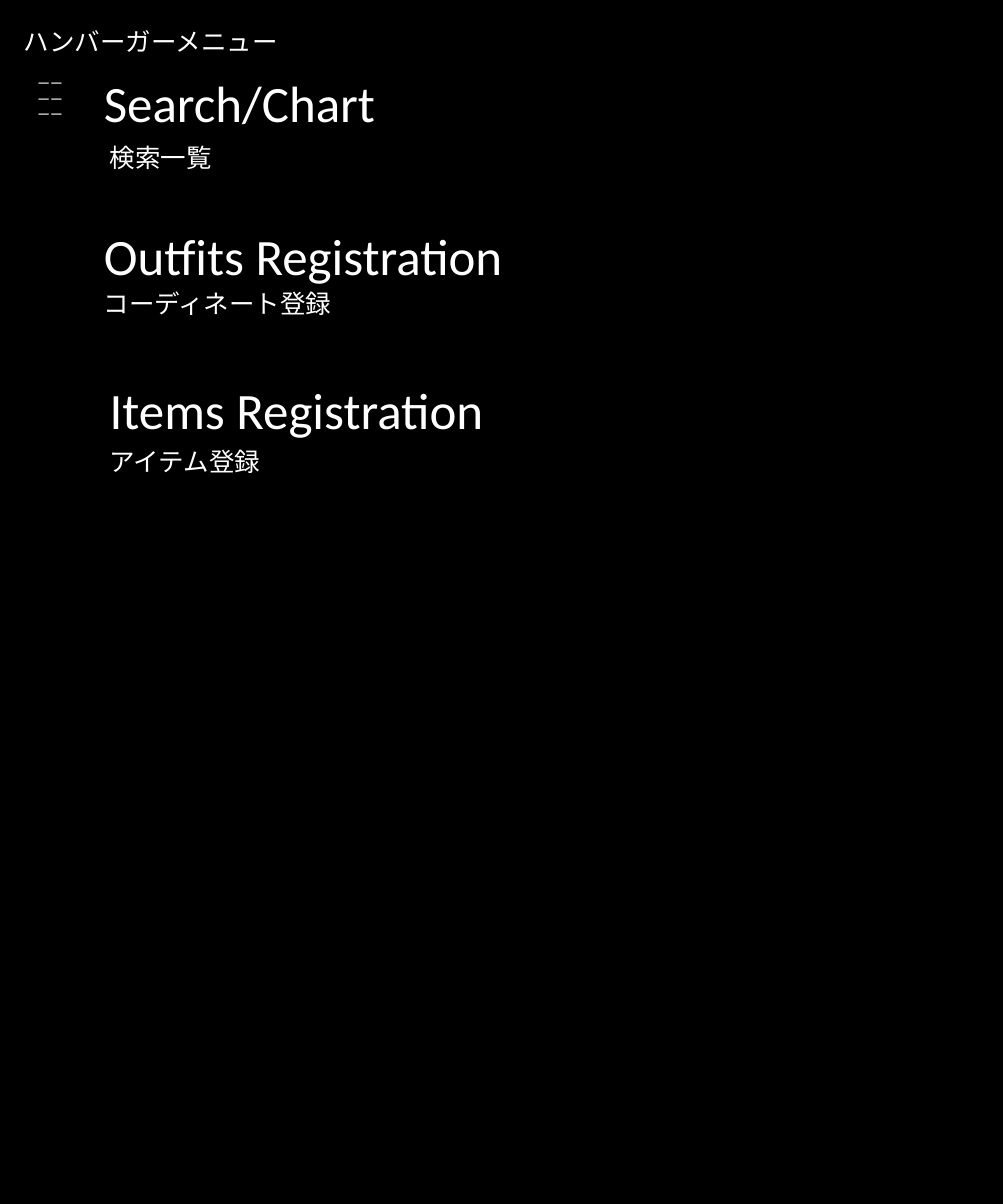
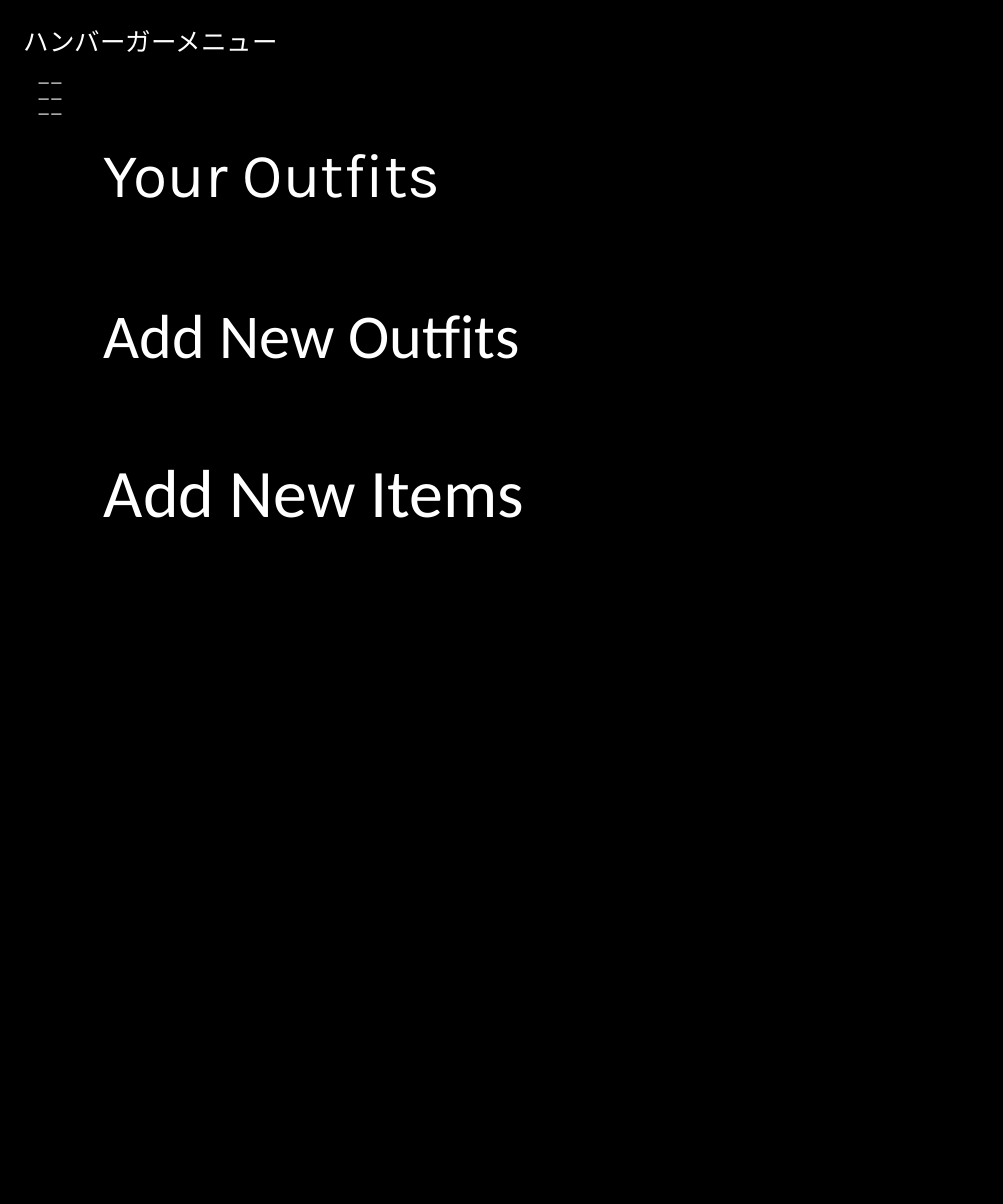
Before and after one commit to dojo2022/E-4, a slide deck: slide 14 of doc/デザイン.pptx (slide 12 before the commit). Drawn at 1003x1204 pixels with LibreOffice and Linux fonts; fonts in the diff are those of the drawing. Boxes give left, top, right and bottom in pixels: in the first picture for what was removed or moved away, otherwise in the second. Text is boxed around its words. In the diff, an @@ line names an element or a change of style, - is before the commit and + after.

```diff
--- a/doc/デザイン.pptx
+++ b/doc/デザイン.pptx
@@ text removed at (110, 145, 212, 169) @@
-検索一覧
@@ text at (104, 154, 440, 198): text changed; size 36 to 44 pt; font Calibri to Karla @@
-Search/Chart
+Your Outfits
@@ text removed at (104, 291, 331, 315) @@
-コーディネート登録
@@ text at (104, 314, 520, 359): text changed; size 36 to 44 pt @@
-Outfits Registration
+Add New Outfits
@@ text removed at (110, 449, 260, 473) @@
-アイテム登録
@@ text at (104, 469, 525, 518): text changed; size 36 to 48 pt @@
-Items Registration
+Add New Items
```
Also in this commit, not shown: 11 other slides changed, 2 slides added.
